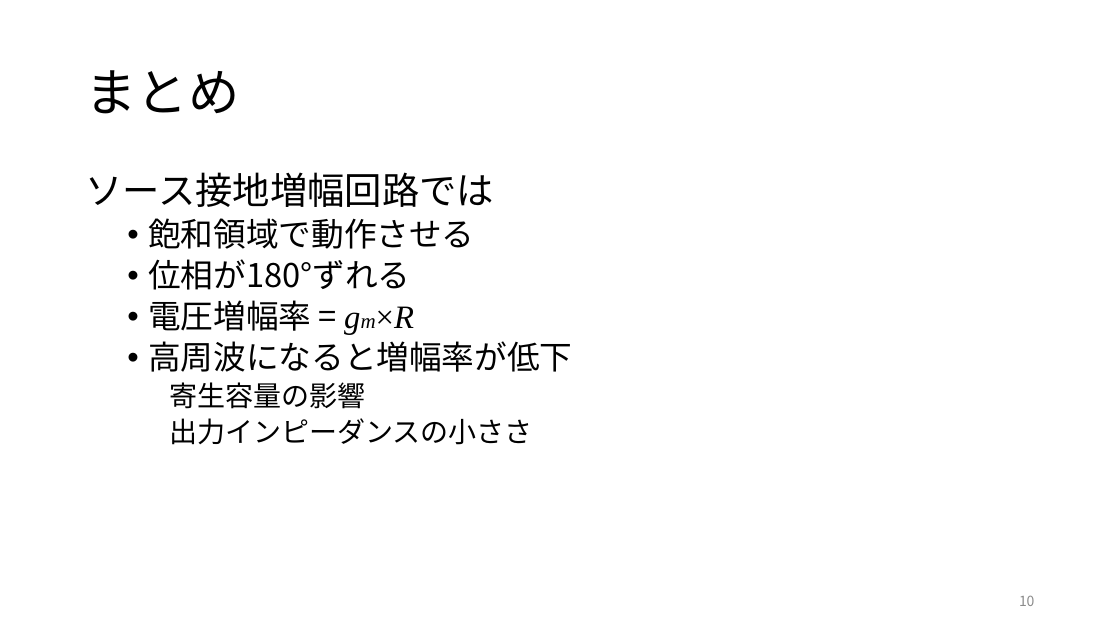
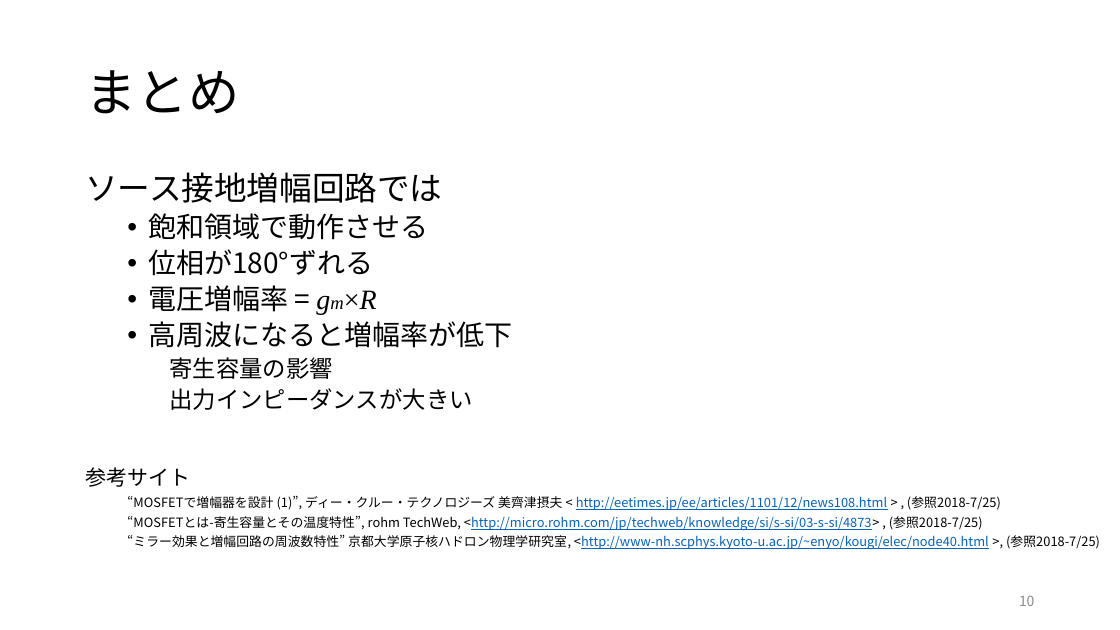
Before and after one commit to yoidea/design_project, a slide deck: slide 10 of design_project1.pptx. Drawn at 1120x630 pixels with LibreOffice and Linux fonts; fonts in the diff are those of the drawing. Boxes give left, top, right and bottom in pixels: in the first picture for what was removed or moved away, otherwise in the second. Text is boxed around its words. In the diff, an @@ line names an element or a change of style, - is before the commit and + after.

Commit message:
add reference URL

```diff
--- a/design_project1.pptx
+++ b/design_project1.pptx
@@ text at bbox=[85, 172, 512, 379]: size 32 to 28 pt in "ソース接地増幅回路では"; size 28 to 24 pt in "飽和領域で動作させる", "位相が180°ずれる", "電圧増幅率 = gm×R", "高周波になると増幅率が低下"; size 18 to 16 pt in "gm×R"; size 24 to 20 pt in "寄生容量の影響" @@
@@ text at bbox=[169, 388, 472, 410]: text changed; size 24 to 20 pt @@
-    出力インピーダンスの小ささ
+    出力インピーダンスが大きい
@@ text added at bbox=[85, 467, 1100, 550], 11 pt, text #0563C1, underline @@
+参考サイト
+  “MOSFETで増幅器を設計 (1)”, ディー・クルー・テクノロジーズ 美齊津摂夫 < http://eetimes.jp/ee/articles/1101/12/news108.html > , (参照2018-7/25)
+  “MOSFETとは-寄生容量とその温度特性”, rohm TechWeb, <http://micro.rohm.com/jp/techweb/knowledge/si/s-si/03-s-si/4873> , (参照2018-7/25)
+  “ミラー効果と増幅回路の周波数特性” 京都大学原子核ハドロン物理学研究室, <http://www-nh.scphys.kyoto-u.ac.jp/~enyo/kougi/elec/node40.html >, (参照2018-7/25)
```
